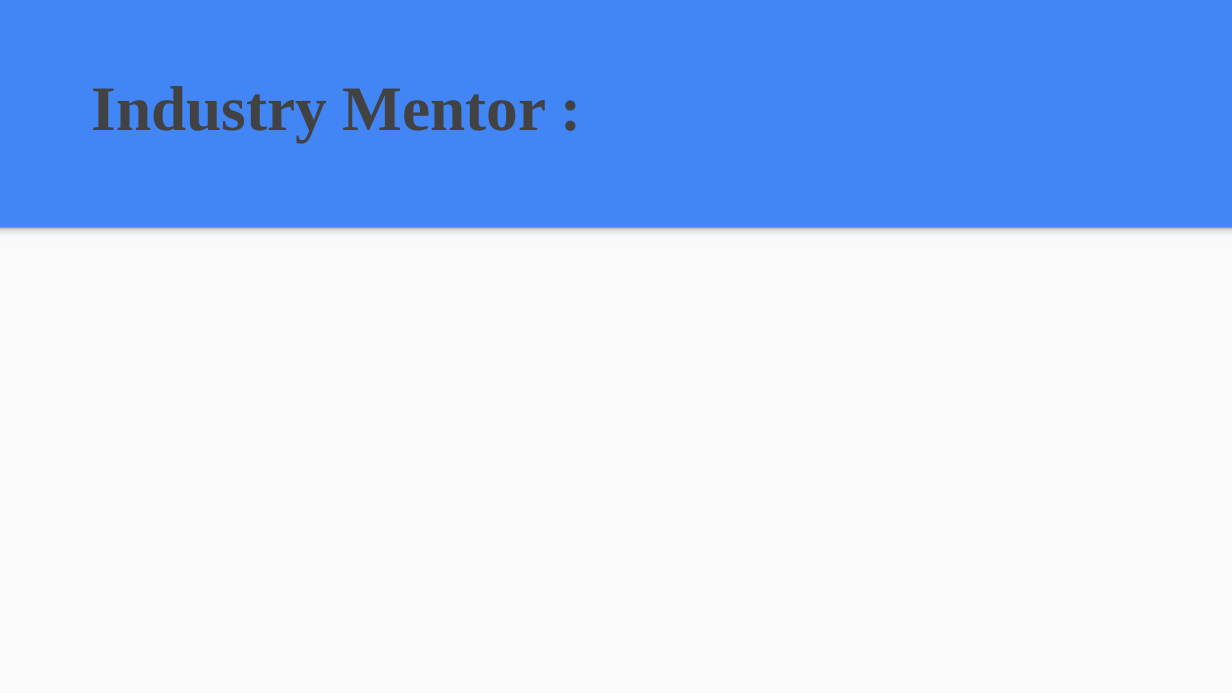
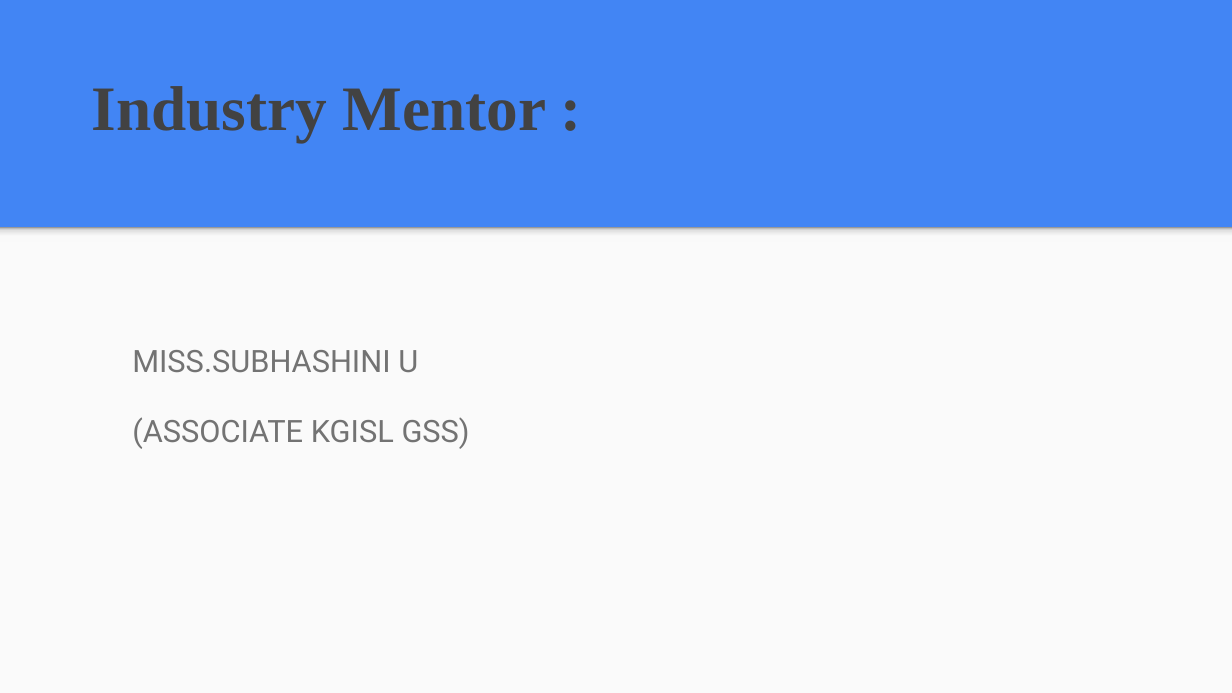
Before and after one commit to pavithra2000/password-generator, a slide deck: slide 6 of PYTHON WORKSHOP(1).pptx. Drawn at 1232x693 pixels with LibreOffice and Linux fonts; fonts in the diff are those of the drawing. Boxes give left, top, right and bottom in pixels: in the first picture for what was removed or moved away, otherwise in the second. Text is boxed around its words. In the diff, an @@ line names an element or a change of style, - is before the commit and + after.

```diff
--- a/PYTHON WORKSHOP(1).pptx
+++ b/PYTHON WORKSHOP(1).pptx
@@ text added at box(132, 350, 470, 449), 18 pt, text #737373 @@
+MISS.SUBHASHINI U
+(ASSOCIATE KGISL GSS)
```
Also in this commit, not shown: 1 other slide changed, 1 slide added.
